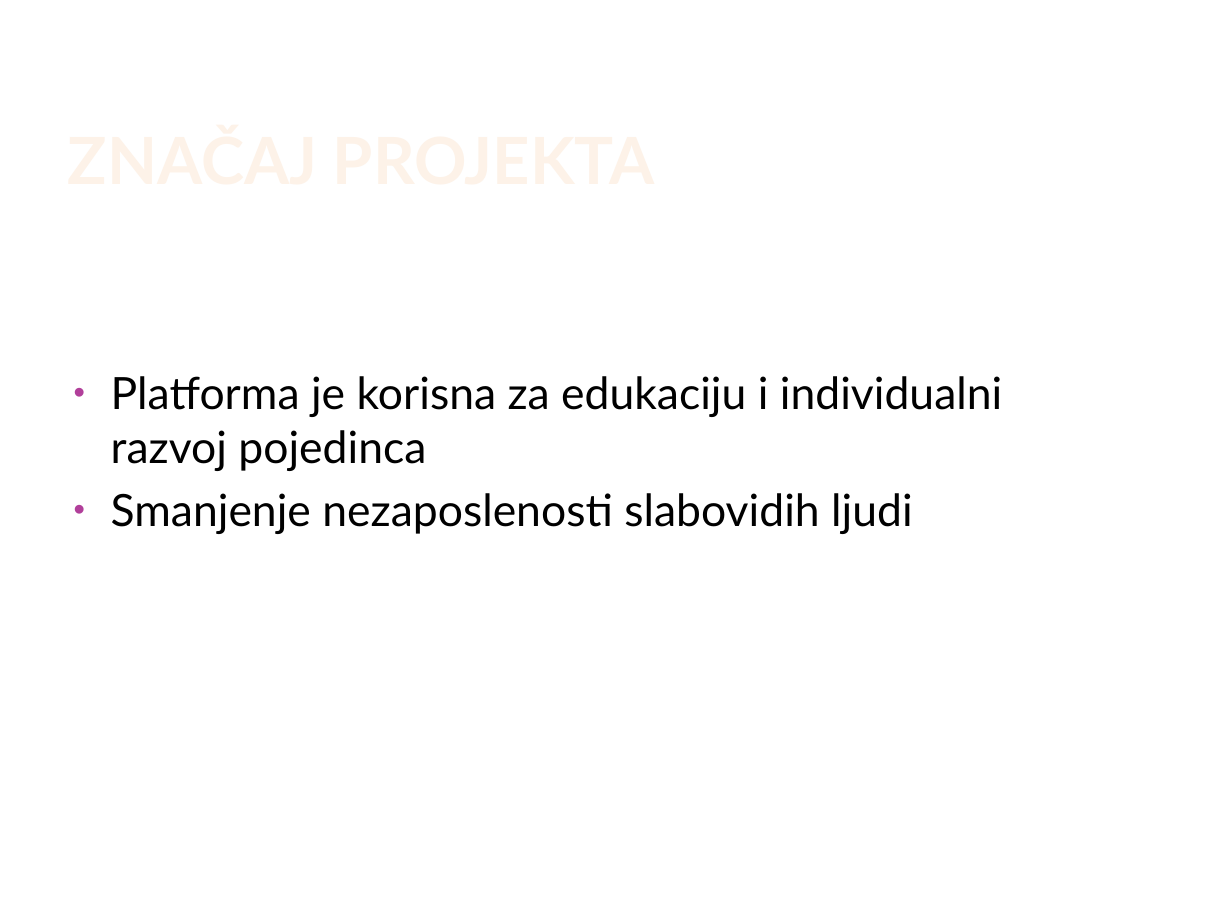
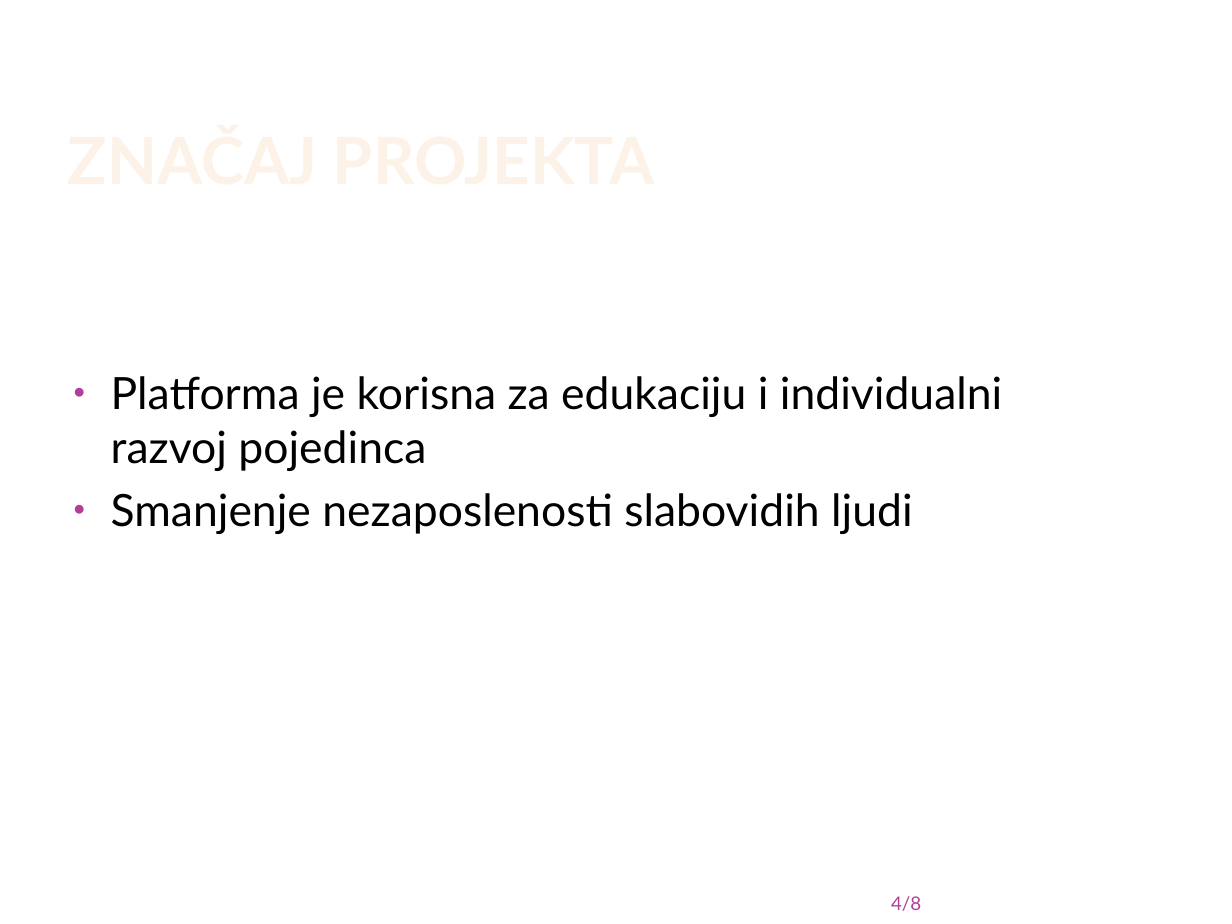
Before and after one commit to buregdzija/UPR-domaci-, a slide deck: slide 4 of H2020.pptx. Drawn at 1232x924 pixels with LibreOffice and Linux fonts; fonts in the diff are those of the drawing; background and template pictures are left out. Boxes give left, top, right and bottom in pixels: in the first picture for what was removed or moved away, otherwise in the second. Text is boxed around its words. In the diff, an @@ line names an element or a change of style, - is before the commit and + after.

```diff
--- a/H2020.pptx
+++ b/H2020.pptx
@@ page number added at bbox=[891, 896, 921, 911], 11 pt, text #B13F9A @@
+4/8
```
Also in this commit, not shown: 6 other slides changed.
